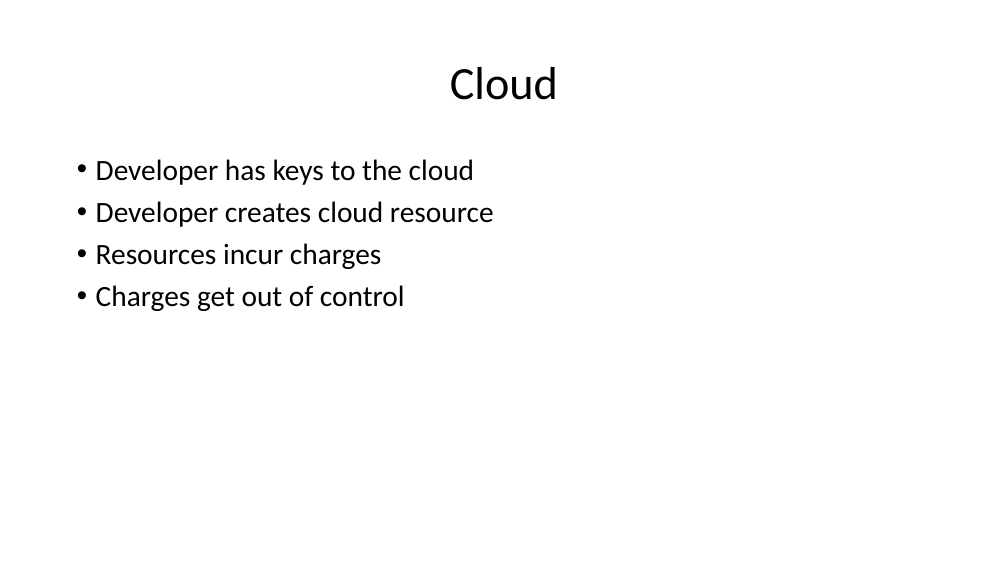
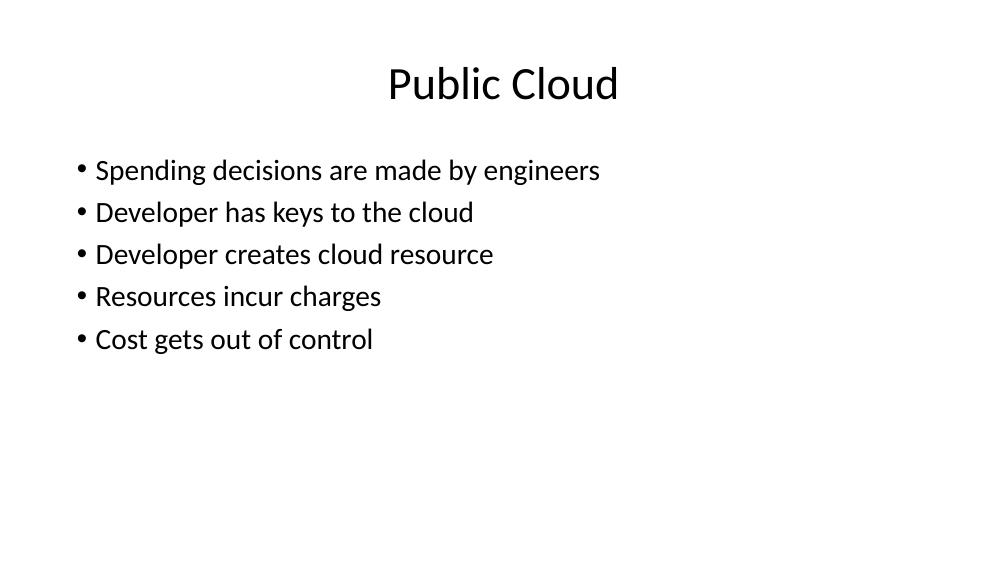
Before and after one commit to peterperov/MSFTCSA, a slide deck: slide 7 of 104-FinOps/Azure FinOps - Introduction.pptx (slide 6 before the commit). Drawn at 1008x567 pixels with LibreOffice and Linux fonts; fonts in the diff are those of the drawing. Boxes give left, top, right and bottom in pixels: in the first picture for what was removed or moved away, otherwise in the second. Text is boxed around its words. In the diff, an @@ line names an element or a change of style, - is before the commit and + after.

```diff
--- a/104-FinOps/Azure FinOps - Introduction.pptx
+++ b/104-FinOps/Azure FinOps - Introduction.pptx
@@ title at [388,67,619,100]: text changed @@
-Cloud
+Public Cloud
@@ text at [96,159,600,185]: paragraph added @@
+• Spending decisions are made by engineers
@@ text at [96,328,374,354]: text changed @@
-• Charges get out of control
+• Cost gets out of control
```
Also in this commit, not shown: 10 other slides changed, 15 slides added.
